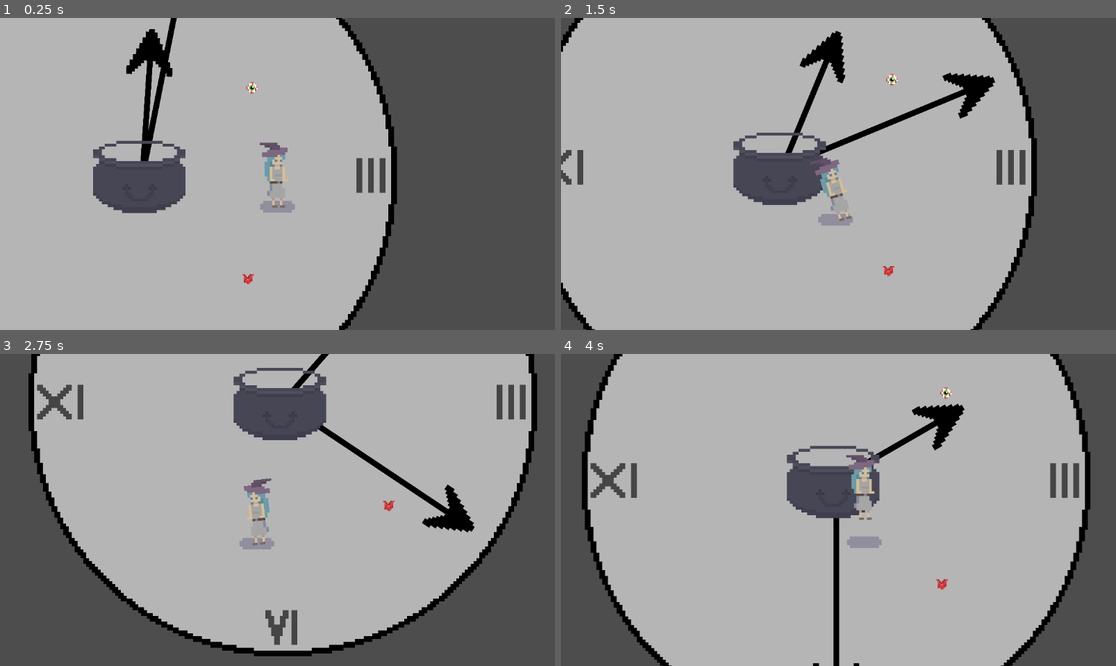
Above: before the commit, frames 1-4 (two rows, left to right).
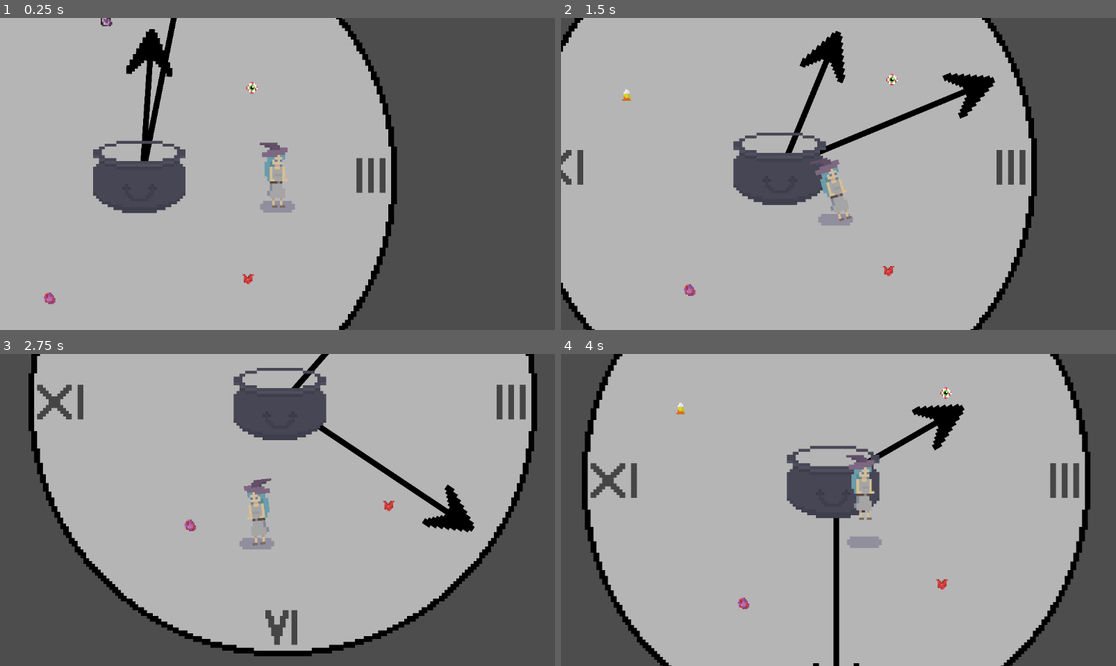
Above: after the commit, the same moments.

Repository: arrowira/miniJam189
Game: Godot game, scene res://Scenes/main.tscn
Two runs of this game, one before a commit and one after it. Both use one fixed random seed, a clock stepped at 60 frames per second and the inputs below.
Inputs:
- Up to frame 1 (0.25 s): no input
- Up to frame 2 (1.5 s): hold A (right) 0.53-1.28 s; tap Space (jump) at 0.77 s; hold S (down) from 1.28 s (still down)
- Up to frame 3 (2.75 s): tap Space (jump) at 1.52 s; release S (down) at 2.03 s; hold A (right) from 2.03 s (still down)
- Up to frame 4 (4 s): release A (right) at 2.78 s; hold W (up) 2.78-3.53 s; tap Space (jump) at 3.02, 3.77 s; hold D (left) from 3.53 s (still down)

The runs differ from the first frame. In frame 1, 0.1% of the frame differs, in the area x 7-21%, y 0-92%; in frame 2, 0.1%; in frame 3, less than 0.1%; in frame 4, 0.1%.

Commit message:
added 4 more items

Diff:
--- /dev/null
+++ b/minijam189/Scenes/CandyCorn.tscn
@@ -0,0 +1,25 @@
+[gd_scene load_steps=4 format=3 uid="uid://lelq6qmcrqnw"]
+
+[ext_resource type="Script" path="res://Scripts/PickupObj.gd" id="1_g1ghu"]
+[ext_resource type="Texture2D" uid="uid://2dxpy2ro2uce" path="res://sprites/CandyCorn.png" id="2_aj8fx"]
+
+[sub_resource type="RectangleShape2D" id="RectangleShape2D_s2j77"]
+size = Vector2(8, 8)
+
+[node name="CandyCorn" type="Node2D"]
+
+[node name="Candy" type="Area2D" parent="."]
+scale = Vector2(10, 10)
+collision_layer = 2
+collision_mask = 2
+script = ExtResource("1_g1ghu")
+
+[node name="CollisionShape2D" type="CollisionShape2D" parent="Candy"]
+position = Vector2(0, 1.90735e-07)
+shape = SubResource("RectangleShape2D_s2j77")
+
+[node name="Sprite2D" type="Sprite2D" parent="Candy"]
+texture_filter = 1
+texture = ExtResource("2_aj8fx")
+
+[connection signal="body_entered" from="Candy" to="Candy" method="_on_body_entered"]
--- /dev/null
+++ b/minijam189/Scenes/StrangeLump.tscn
@@ -0,0 +1,25 @@
+[gd_scene load_steps=4 format=3 uid="uid://dk1mm81gcqnrd"]
+
+[ext_resource type="Script" path="res://Scripts/PickupObj.gd" id="1_83ekn"]
+[ext_resource type="Texture2D" uid="uid://chrwuaycutb6r" path="res://sprites/StrangeLump.png" id="2_c2yu1"]
+
+[sub_resource type="RectangleShape2D" id="RectangleShape2D_s2j77"]
+size = Vector2(8, 8)
+
+[node name="StrangeLump" type="Node2D"]
+
+[node name="Lump" type="Area2D" parent="."]
+scale = Vector2(10, 10)
+collision_layer = 2
+collision_mask = 2
+script = ExtResource("1_83ekn")
+
+[node name="CollisionShape2D" type="CollisionShape2D" parent="Lump"]
+position = Vector2(0, 1.90735e-07)
+shape = SubResource("RectangleShape2D_s2j77")
+
+[node name="Sprite2D" type="Sprite2D" parent="Lump"]
+texture_filter = 1
+texture = ExtResource("2_c2yu1")
+
+[connection signal="body_entered" from="Lump" to="Lump" method="_on_body_entered"]
--- /dev/null
+++ b/minijam189/Scenes/VoidEssence.tscn
@@ -0,0 +1,25 @@
+[gd_scene load_steps=4 format=3 uid="uid://504ougi0joh2"]
+
+[ext_resource type="Script" path="res://Scripts/PickupObj.gd" id="1_p33cs"]
+[ext_resource type="Texture2D" uid="uid://clp7b6rg1fo50" path="res://sprites/VoidEssence.png" id="2_6s5qy"]
+
+[sub_resource type="RectangleShape2D" id="RectangleShape2D_s2j77"]
+size = Vector2(8, 8)
+
+[node name="VoidEssence" type="Node2D"]
+
+[node name="Void" type="Area2D" parent="."]
+scale = Vector2(10, 10)
+collision_layer = 2
+collision_mask = 2
+script = ExtResource("1_p33cs")
+
+[node name="CollisionShape2D" type="CollisionShape2D" parent="Void"]
+position = Vector2(0, 1.90735e-07)
+shape = SubResource("RectangleShape2D_s2j77")
+
+[node name="Sprite2D" type="Sprite2D" parent="Void"]
+texture_filter = 1
+texture = ExtResource("2_6s5qy")
+
+[connection signal="body_entered" from="Void" to="Void" method="_on_body_entered"]
--- a/minijam189/Scenes/main.tscn
+++ b/minijam189/Scenes/main.tscn
@@ -1,10 +1,13 @@
-[gd_scene load_steps=6 format=3 uid="uid://da84iljfblkf7"]
+[gd_scene load_steps=9 format=3 uid="uid://da84iljfblkf7"]
 
 [ext_resource type="PackedScene" uid="uid://dh5gwa1vkhg2n" path="res://Scenes/clock.tscn" id="1_kxde8"]
 [ext_resource type="PackedScene" uid="uid://r10kfgnss2h0" path="res://Scenes/player.tscn" id="2_ee1yk"]
 [ext_resource type="PackedScene" uid="uid://ceou6ww1oulsy" path="res://Scenes/Cauldron.tscn" id="3_8guol"]
 [ext_resource type="PackedScene" uid="uid://p5sgoheg6jxg" path="res://Scenes/Eyeball.tscn" id="4_htf55"]
 [ext_resource type="PackedScene" uid="uid://3rpo24fr3qjk" path="res://Scenes/Heart.tscn" id="5_n752p"]
+[ext_resource type="PackedScene" uid="uid://dk1mm81gcqnrd" path="res://Scenes/StrangeLump.tscn" id="6_vygpc"]
+[ext_resource type="PackedScene" uid="uid://lelq6qmcrqnw" path="res://Scenes/CandyCorn.tscn" id="7_27smt"]
+[ext_resource type="PackedScene" uid="uid://504ougi0joh2" path="res://Scenes/VoidEssence.tscn" id="8_bsemg"]
 
 [node name="Node2D" type="Node2D"]
 y_sort_enabled = true
@@ -23,3 +26,12 @@
 
 [node name="Heart" parent="." instance=ExtResource("5_n752p")]
 position = Vector2(732, 714)
+
+[node name="StrangeLump" parent="." instance=ExtResource("6_vygpc")]
+position = Vector2(-642, 852)
+
+[node name="CandyCorn" parent="." instance=ExtResource("7_27smt")]
+position = Vector2(-1079, -499)
+
+[node name="VoidEssence" parent="." instance=ExtResource("8_bsemg")]
+position = Vector2(-248, -1073)
--- a/minijam189/Scripts/PickupObj.gd
+++ b/minijam189/Scripts/PickupObj.gd
@@ -20,4 +20,13 @@
 			match get_path():
 				NodePath("/root/Node2D/Heart/Heart"):
 					get_node("/root/Node2D/player/Player/InventoryManager").ParseItem("Heart")
+			match get_path():
+				NodePath("/root/Node2D/StrangeLump/Lump"):
+					get_node("/root/Node2D/player/Player/InventoryManager").ParseItem("Lump")
+			match get_path():
+				NodePath("/root/Node2D/CandyCorn/Candy"):
+					get_node("/root/Node2D/player/Player/InventoryManager").ParseItem("Candy")
+			match get_path():
+				NodePath("/root/Node2D/VoidEssence/Void"):
+					get_node("/root/Node2D/player/Player/InventoryManager").ParseItem("Void")
 			queue_free()
--- a/minijam189/Scripts/PlayerInventory.gd
+++ b/minijam189/Scripts/PlayerInventory.gd
@@ -8,6 +8,7 @@
 
 # Called every frame. 'delta' is the elapsed time since the previous frame.
 func _process(delta: float) -> void:
+
 	pass
 
 func ParseItem(Id):
@@ -20,6 +21,15 @@
 		"Heart":
 			ItemID = 2
 			Texture = "res://sprites/WashingMachineHeart.png"
+		"Lump":
+			ItemID = 3
+			Texture = "res://sprites/StrangeLump.png"
+		"Candy":
+			ItemID = 4
+			Texture = "res://sprites/CandyCorn.png"
+		"Void":
+			ItemID = 4
+			Texture = "res://sprites/VoidEssence.png"
 	var sprite = Sprite2D.new()
 	sprite.texture = load(Texture)
 	sprite.scale.x = 10
Binary file added: minijam189/sprites/CandyCorn.png
Not shown, added: minijam189/sprites/CandyCorn.png.import
Binary file added: minijam189/sprites/StrangeLump.png
Not shown, added: minijam189/sprites/StrangeLump.png.import
Binary file added: minijam189/sprites/VoidEssence.png
Not shown, added: minijam189/sprites/VoidEssence.png.import
